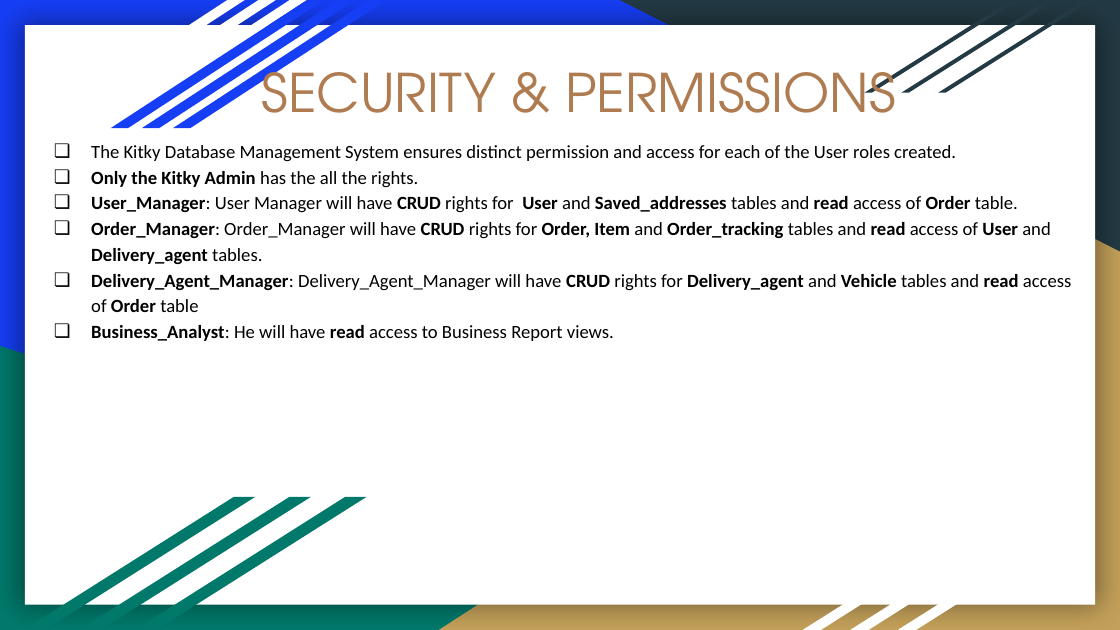
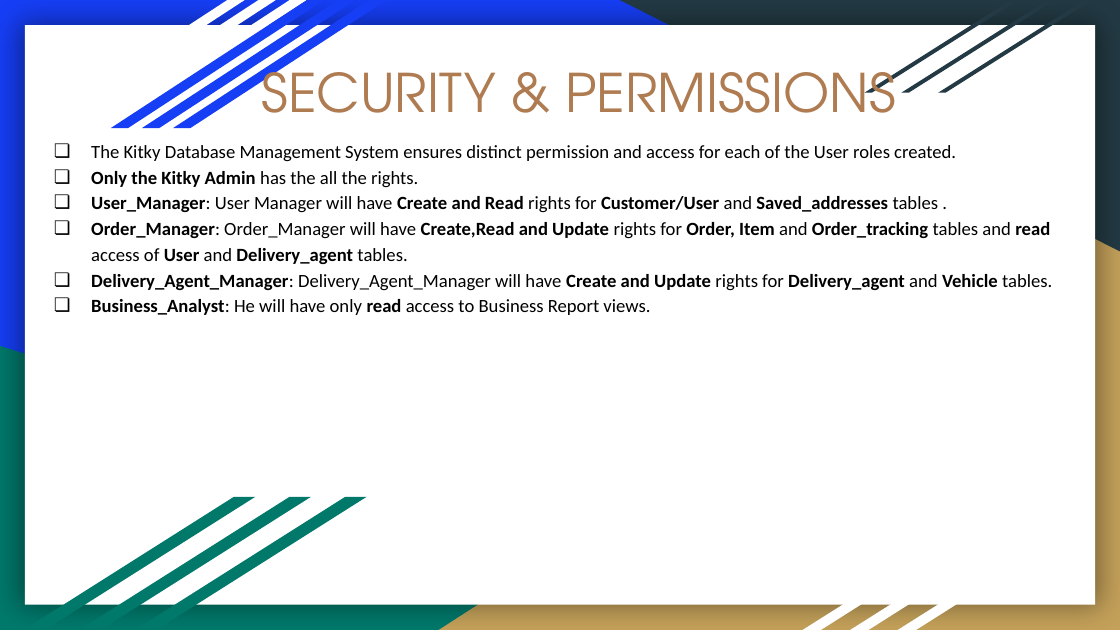
Before and after one commit to DMDD-DBDev/DMDD_DBDEV_Final_Project, a slide deck: slide 22 of Kitky - Pick-up & Drop System.pptx. Drawn at 1120x630 pixels with LibreOffice and Linux fonts; fonts in the diff are those of the drawing. Boxes give left, top, right and bottom in pixels: in the first picture for what was removed or moved away, otherwise in the second. Text is boxed around its words. In the diff, an @@ line names an element or a change of style, - is before the commit and + after.

Commit message:
Updating presentation

```diff
--- a/Kitky - Pick-up & Drop System.pptx
+++ b/Kitky - Pick-up & Drop System.pptx
@@ text at (x1=91, y1=196, x2=1052, y2=315): text changed; bold on @@
-❏ User_Manager: User Manager will have CRUD rights for User and Saved_addresses tables and read access of Order table.
-❏ Order_Manager: Order_Manager will have CRUD rights for Order, Item and Order_tracking tables and read access of User and Delivery_agent tables.
-❏ Delivery_Agent_Manager: Delivery_Agent_Manager will have CRUD rights for Delivery_agent and Vehicle tables and read access of Order table
-❏ Business_Analyst: He will have read access to Business Report views.
+❏ User_Manager: User Manager will have Create and Read rights for Customer/User and Saved_addresses tables .
+❏ Order_Manager: Order_Manager will have Create,Read and Update rights for Order, Item and Order_tracking tables and read access of User and Delivery_agent tables.
+❏ Delivery_Agent_Manager: Delivery_Agent_Manager will have Create and Update rights for Delivery_agent and Vehicle tables.
+❏ Business_Analyst: He will have only read access to Business Report views.
```
